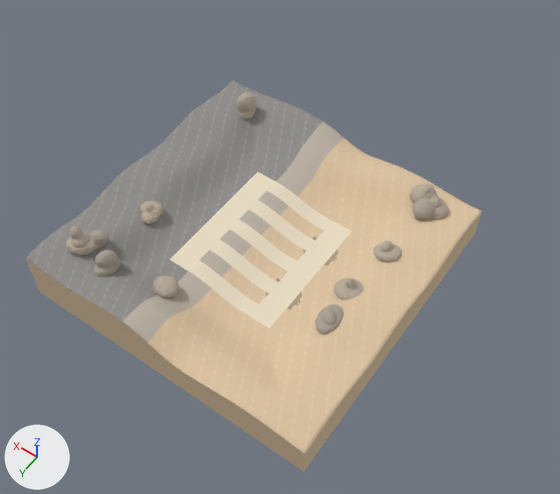
Before and after pictures for a commit that changed the Blender file public/terrain/sandstone-basin.blend.
Camera for both pictures: a 50 mm lens placed at (-11.3, 19.8, 38.8), pointed at (6.6, -5.2, -0.6). The lights are fixed; the arrows at lower left show +X, +Y and +Z. The picture after the commit comes second.

Before the edit, the objects in view are built like this:
```python
ob_rock_04 = bpy.data.objects.new('Rock_04', me_icosphere_009)
ob_rock_04.location = (0.56, -12.67, 1.41)
ob_rock_04.rotation_euler = (0.0, 0.0, 0.242)  # degrees (0, 0, 14)
ob_rock_05 = bpy.data.objects.new('Rock_05', me_icosphere_012)
ob_rock_05.location = (-0.46, -12.23, 1.34)
ob_rock_05.rotation_euler = (0.0, 0.0, 1.421)  # degrees (0, 0, 81)
ob_rock_06 = bpy.data.objects.new('Rock_06', me_icosphere_014)
ob_rock_06.location = (-0.09, -11.4, 1.33)
ob_rock_06.rotation_euler = (0.0, 0.0, 0.513)  # degrees (0, 0, 29)
ob_rock_07 = bpy.data.objects.new('Rock_07', me_icosphere_016)
ob_rock_07.location = (13.96, -11.67, 2.42)
ob_rock_07.rotation_euler = (0.0, 0.0, 1.951)  # degrees (0, 0, 112)
ob_rock_08 = bpy.data.objects.new('Rock_08', me_icosphere_018)
ob_rock_08.location = (0.15, -7.44, 1.39)
ob_rock_08.rotation_euler = (0.0, 0.0, 0.511)  # degrees (0, 0, 29)
ob_terrain = bpy.data.objects.new('Terrain', me_terrainmesh)
ob_terrain.location = (0.0, 0.0, 0.0)
```
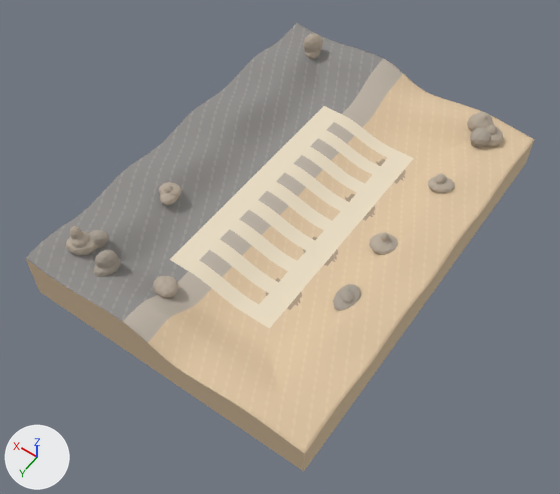
Boxes [x1, y1, x2, y2] around the edits, measured in the pictures (560 x 494 px):
'Terrain', reshaped (12% wider, 15% taller)
    before: [25, 80, 482, 471]
    after: [25, 22, 535, 471]
'Rock_07', moved
    before: [236, 93, 258, 119]
    after: [303, 34, 323, 59]
'Rock_08', moved
    before: [373, 240, 402, 262]
    after: [428, 174, 455, 193]
'Rock_06', moved
    before: [412, 198, 435, 220]
    after: [470, 127, 491, 148]
'Rock_04', moved
    before: [409, 183, 438, 203]
    after: [467, 112, 494, 132]
'Rock_05', moved
    before: [430, 196, 448, 219]
    after: [486, 124, 504, 147]
part 1 of me_terrainmesh, built on
    before: [251, 95, 444, 226]
    after: [233, 22, 535, 232]
part 2 of me_terrainmesh, recoloured
    before: [309, 150, 397, 231]
    after: [308, 161, 395, 231]
part 3 of me_terrainmesh, recoloured
    before: [346, 166, 401, 220]
    after: [345, 180, 399, 221]
part 4 of me_terrainmesh, recoloured
    before: [306, 152, 396, 231]
    after: [306, 163, 393, 231]
part 5 of me_terrainmesh, recoloured (grey to beige)
    before: [258, 126, 312, 181]
    after: [258, 136, 312, 181]
part 6 of me_terrainmesh, recoloured
    before: [261, 129, 306, 179]
    after: [261, 136, 306, 179]
part 7 of me_terrainmesh, recoloured
    before: [285, 136, 331, 187]
    after: [285, 147, 331, 187]

The edits, one by one:
me_terrainmesh is used by ob_terrain; location (0.0, 0.0, 0.0).
me_terrainmesh had 6881 vertices, 13441 faces and spanned x -3.0..17.0, y -14.0..6.0, z -1.2..2.4.
me_terrainmesh now has 9537 vertices, 18689 faces and spans x -3.0..17.0, y -22.0..6.0, z -1.2..2.4.
me_terrainmesh part 1: 750 vertices moved from x 0.0..14.0, y -14.0..-9.8, z 0.1..2.4 to x 0.0..14.0, y -14.0..-9.8, z 0.0..2.3; 210 vertices removed from x -2.8..16.8, y -14.0..-13.0, z -1.2..2.4; 2866 vertices added at x -3.0..17.0, y -22.0..-13.0, z -1.2..2.4.
me_terrainmesh part 2: 366 faces spanning x 3.2..7.5, y -14.0..-8.5, z 0.0..0.7 switch from mat_sandstone (beige #ddc4a2) to mat_packed_road (beige #ebdec5).
me_terrainmesh part 3: 21 faces spanning x 2.8..5.2, y -14.0..-9.8, z 0.1 switch from mat_sandstone (beige #ddc4a2) to mat_sediment (beige #ad9981).
me_terrainmesh part 4: 62 faces spanning x 3.2..7.5, y -14.0..-8.5, z 0.0..0.7 switch from mat_sandstone_var (beige #e2caa8) to mat_packed_road (beige #ebdec5).
me_terrainmesh part 5: 174 faces spanning x 9.2..10.8, y -12.8..-8.5, z 1.0 switch from mat_basalt (grey #908e8b) to mat_packed_road (beige #ebdec5).
me_terrainmesh part 6: 30 faces spanning x 9.2..10.8, y -12.8..-8.5, z 1.0 switch from mat_basalt_var (grey #9b9995) to mat_packed_road (beige #ebdec5).
me_terrainmesh part 7: 112 faces spanning x 7.5..9.2, y -12.5..-9.5, z 0.7..1.0 switch from mat_taupe_ramp (grey #bdb3a6) to mat_packed_road (beige #ebdec5).
Object 'Rock_04' (ob_rock_04) moves from (0.56, -12.67, 1.41) to (0.56, -20.67, 1.59).
Object 'Rock_05' (ob_rock_05) moves from (-0.46, -12.23, 1.34) to (-0.46, -20.23, 1.36).
Object 'Rock_06' (ob_rock_06) moves from (-0.09, -11.4, 1.33) to (-0.09, -19.4, 1.27).
Object 'Rock_07' (ob_rock_07) moves from (13.96, -11.67, 2.42) to (13.96, -19.67, 2.39).
Object 'Rock_08' (ob_rock_08) moves from (0.15, -7.44, 1.39) to (0.15, -14.27, 1.37).
